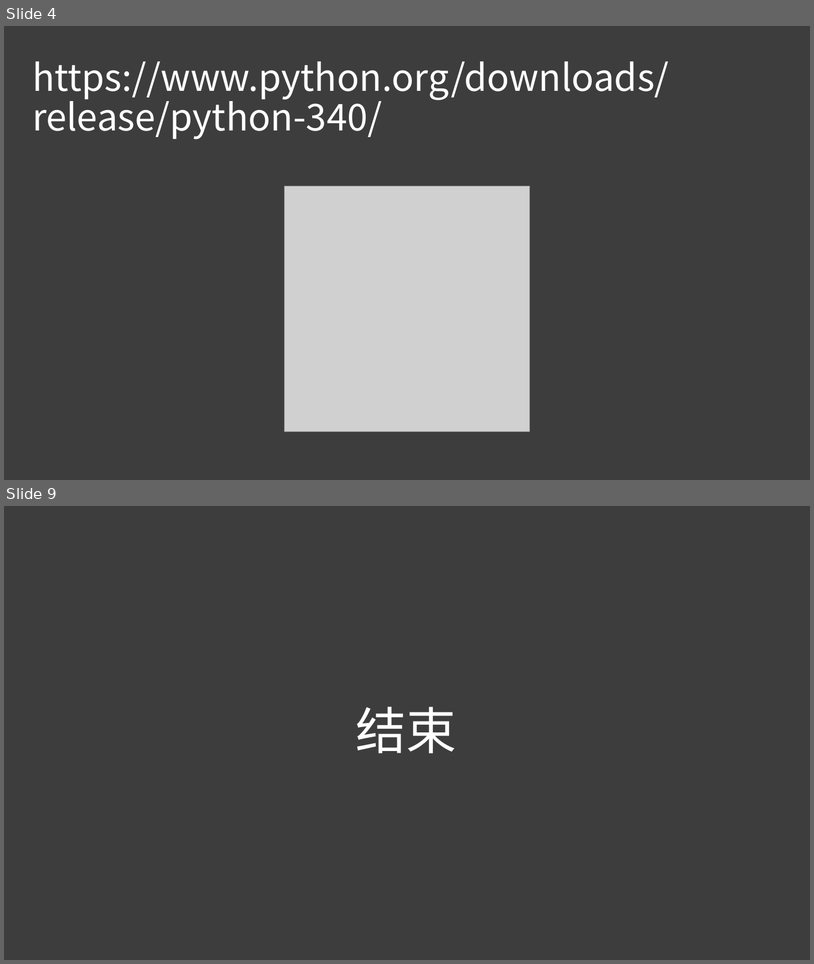
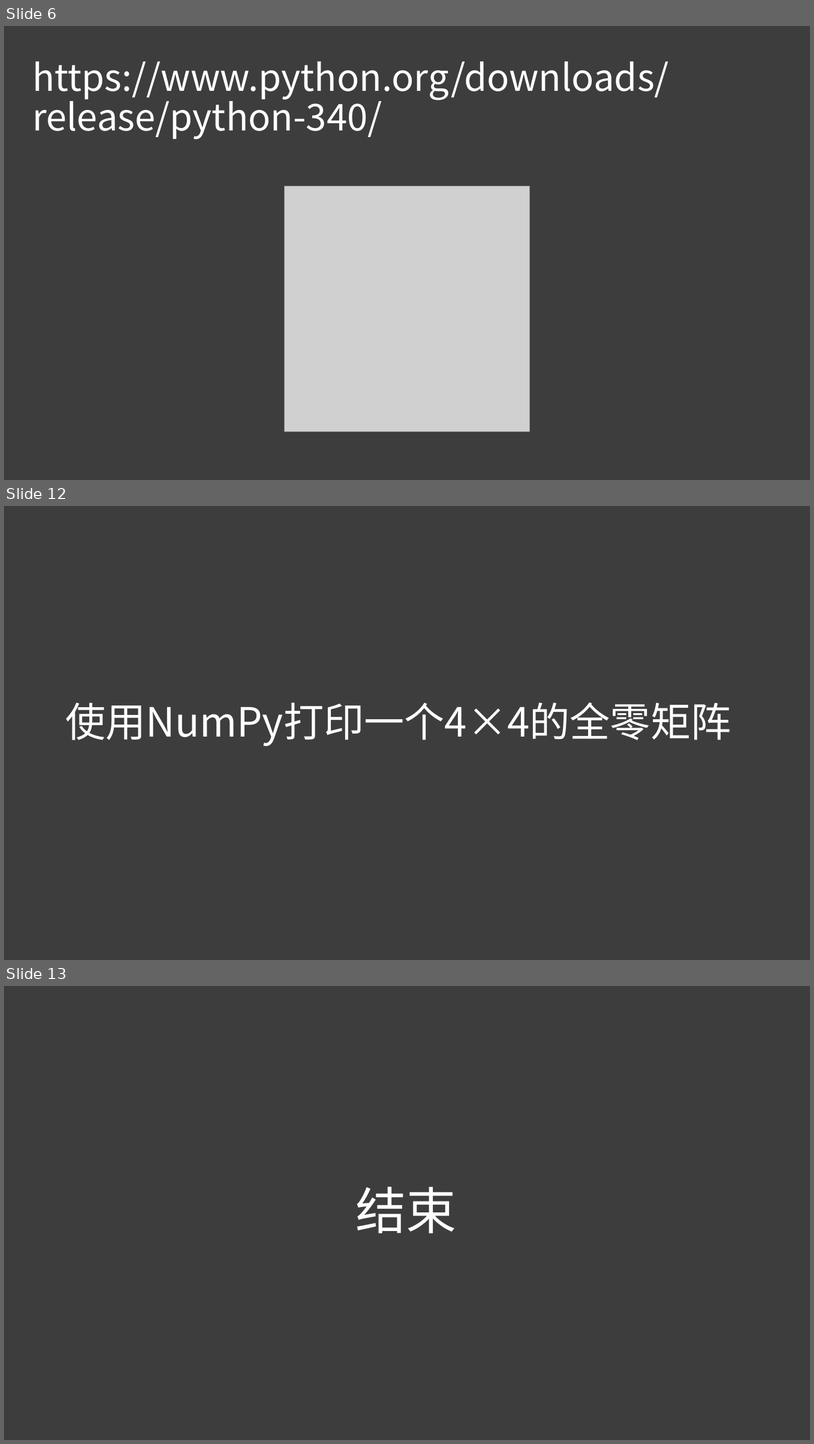
Before and after one commit to niuyi/AITest, a slide deck: docs/python环境搭建.pptx. Shown one above the other, each under a label of ours: slides 4 and 9 before the commit, slides 6, 12 and 13 after it; the slides between them are not shown. The pictures are 814x964 and 814x1444 pixels, drawn with LibreOffice and Linux fonts; fonts in the diff are those of the drawing; grey boxes stand for pictures. Boxes give left, top, right and bottom in pixels: in the first picture for what was removed or moved away, otherwise in the second. Text is boxed around its words. In the diff, an @@ line names an element or a change of style, - is before the commit and + after.

```diff
--- a/docs/python环境搭建.pptx
+++ b/docs/python环境搭建.pptx
@@ slide 12 added at bbox=[4, 506, 810, 960], background #3D3D3D @@
@@ text added at bbox=[65, 702, 731, 746], 48 pt, text #FFFFFF @@
+使用NumPy打印一个4×4的全零矩阵
@@ what was slide 4 is now slide 6 @@
@@ what was slide 9 is now slide 13 @@
```
Also in this commit, not shown: 2 slides changed, 7 other slides added, 4 slides removed, 3 other files.
